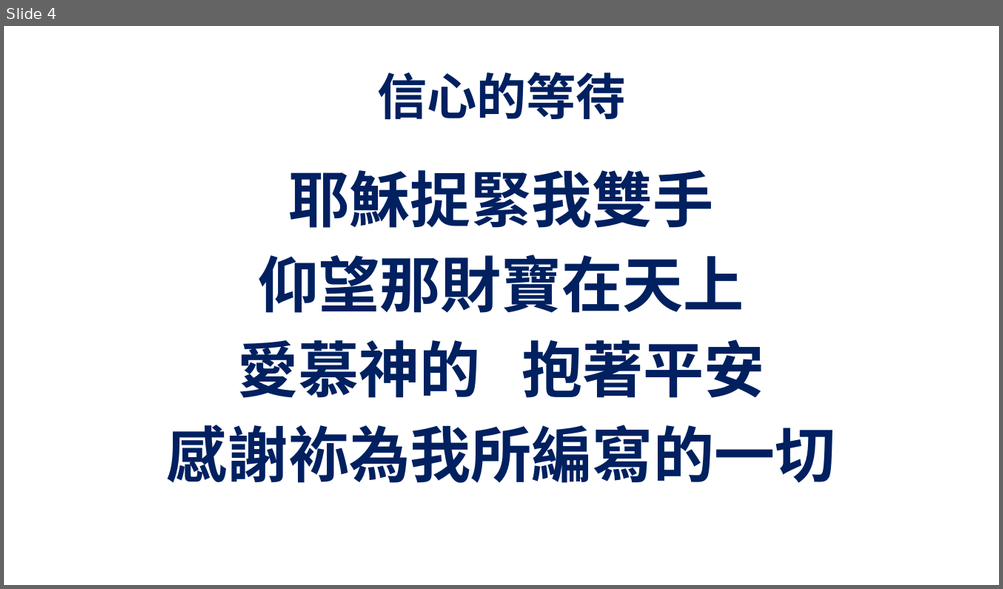
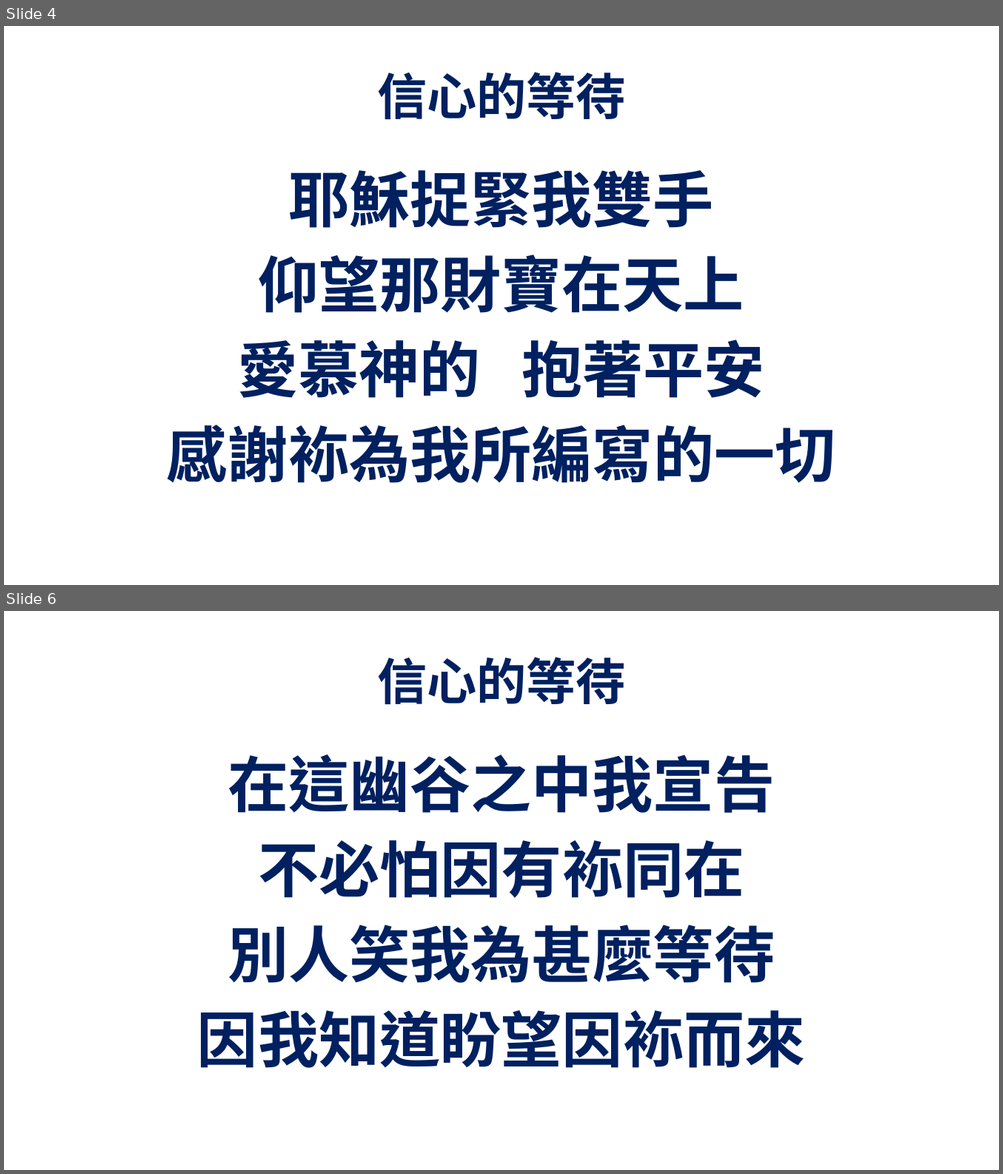
Before and after one commit to batisuoc/prayermeeting, a slide deck: 2020/12月/10-12-2020.pptx. Shown one above the other, each under a label of ours: slide 4 before the commit, slides 4 and 6 after it; the slides between them are not shown. The pictures are 1003x589 and 1003x1174 pixels, drawn with LibreOffice and Linux fonts; fonts in the diff are those of the drawing; background and template pictures are left out. Boxes give left, top, right and bottom in pixels: in the first picture for what was removed or moved away, otherwise in the second. Text is boxed around its words. In the diff, an @@ line names an element or a change of style, - is before the commit and + after.

```diff
--- a/2020/12月/10-12-2020.pptx
+++ b/2020/12月/10-12-2020.pptx
@@ slide 6 added at (4,611,999,1170), background picture (left out) @@
@@ title added at (377,657,626,705), 36 pt, text #002060, bold @@
+信心的等待
@@ text added at (197,755,805,1068), 44 pt, text #002060, bold @@
+在這幽谷之中我宣告
+不必怕因有袮同在
+別人笑我為甚麼等待
+因我知道盼望因袮而來
```
Also in this commit, not shown: 8 slides changed, 6 other slides added, 1 other file.
